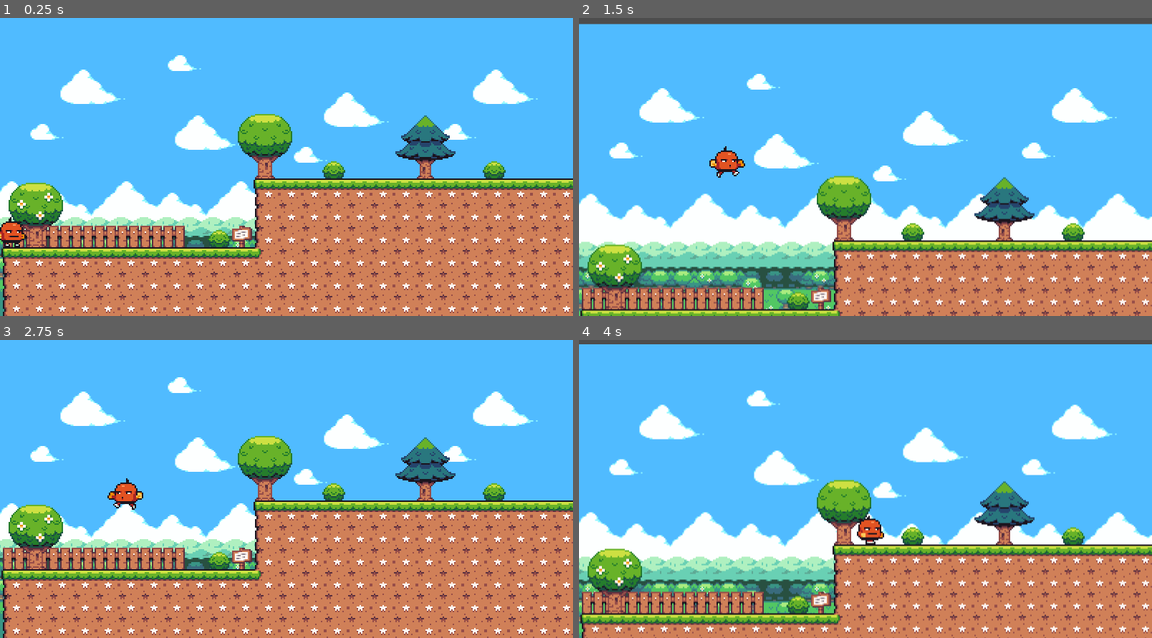
Above: before the commit, frames 1-4 (two rows, left to right).
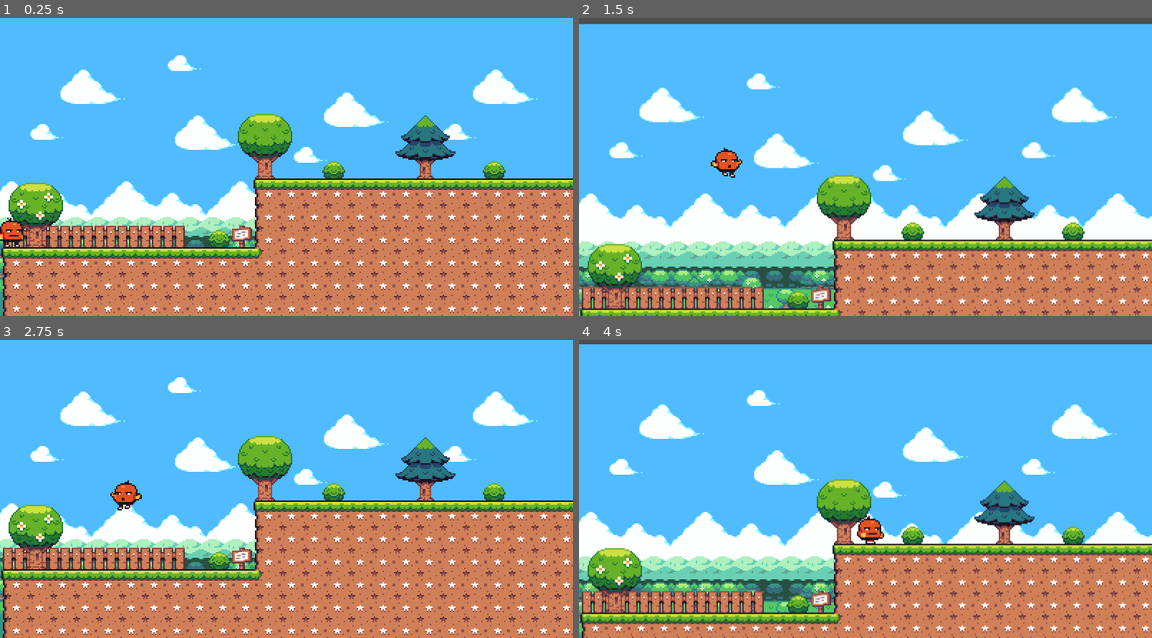
Above: after the commit, the same moments.

Repository: Rafael-Tunes-Mathiensen/2D-Plataform-Godot-Game
Game: Godot game, scene res://scene/game.tscn
The game is run twice, just before and just after one commit, with the same random seed, the same clock (stepped at 60 frames per second) and the same inputs.
Inputs:
- Up to frame 1 (0.25 s): no input
- Up to frame 2 (1.5 s): hold S (duck) 0.53-1.28 s; hold D (right) from 0.53 s (still down); tap Space (jump) at 0.77, 0.8, 1.07, 1.35 s
- Up to frame 3 (2.75 s): tap Space (jump) at 1.52, 1.82, 2.3 s; tap S (duck) at 1.55 s; release D (right) at 2.03 s; hold A (left) from 2.03 s (still down); hold S (duck) from 2.03 s (still down)
- Up to frame 4 (4 s): release A (left) at 2.78 s; release S (duck) at 2.78 s; hold D (right) from 2.78 s (still down); tap S (duck) at 2.85 s; tap Space (jump) at 3.02, 3.32, 3.6, 3.77 s

The runs differ from the first frame. In frame 1, less than 0.1% of the frame differs, in the area x 0-5%, y 66-77%; in frame 2, 8.7%; in frame 3, 0.2%; in frame 4, 9.8%, in the area x 0-100%, y 16-100%.

Commit message:
feat: adicionar animação de cair

Diff:
--- a/plataforma-2d/entities/player.tscn
+++ b/plataforma-2d/entities/player.tscn
@@ -4,6 +4,7 @@
 [ext_resource type="Texture2D" uid="uid://djiy64pfbls3p" path="res://sprites/Sprite Pack 5/3 - Big Red/Idle_(32 x 32).png" id="2_b0kkn"]
 [ext_resource type="Texture2D" uid="uid://vgr32ylwoqgp" path="res://sprites/Sprite Pack 5/3 - Big Red/Landed_(32 x 32).png" id="2_qly61"]
 [ext_resource type="Texture2D" uid="uid://di1qixcv2llae" path="res://sprites/Sprite Pack 5/3 - Big Red/Running_(32 x 32).png" id="3_e4p34"]
+[ext_resource type="Texture2D" uid="uid://sctld8rvtlsm" path="res://sprites/Sprite Pack 5/3 - Big Red/falling(32x32).png" id="3_qsoyl"]
 [ext_resource type="Texture2D" uid="uid://c11l8c6upd0tm" path="res://sprites/Sprite Pack 5/3 - Big Red/Jumping_&_Falling_(32 x 32).png" id="3_rfe5m"]
 
 [sub_resource type="AtlasTexture" id="AtlasTexture_dchgp"]
@@ -13,6 +14,14 @@
 [sub_resource type="AtlasTexture" id="AtlasTexture_kdgjc"]
 atlas = ExtResource("2_qly61")
 region = Rect2(0, 0, 32, 32)
+
+[sub_resource type="AtlasTexture" id="AtlasTexture_q0i8f"]
+atlas = ExtResource("3_qsoyl")
+region = Rect2(0, 0, 32, 32)
+
+[sub_resource type="AtlasTexture" id="AtlasTexture_0i614"]
+atlas = ExtResource("3_qsoyl")
+region = Rect2(32, 0, 32, 32)
 
 [sub_resource type="AtlasTexture" id="AtlasTexture_merdl"]
 atlas = ExtResource("2_b0kkn")
@@ -73,6 +82,17 @@
 "loop": true,
 "name": &"Duck",
 "speed": 2.0
+}, {
+"frames": [{
+"duration": 1.0,
+"texture": SubResource("AtlasTexture_q0i8f")
+}, {
+"duration": 1.0,
+"texture": SubResource("AtlasTexture_0i614")
+}],
+"loop": true,
+"name": &"Fall",
+"speed": 10.0
 }, {
 "frames": [{
 "duration": 1.0,
@@ -138,9 +158,8 @@
 z_index = 1
 sprite_frames = SubResource("SpriteFrames_6nm46")
 animation = &"Idle"
-frame_progress = 0.62032366
 
 [node name="CollisionShape2D" type="CollisionShape2D" parent="." unique_id=777764748]
 z_index = 2
-position = Vector2(0, 6)
+position = Vector2(0, 5.5)
 shape = SubResource("CapsuleShape2D_i623q")
--- a/plataforma-2d/scripts/player.gd
+++ b/plataforma-2d/scripts/player.gd
@@ -4,15 +4,16 @@
 	idle,
 	walk,
 	jump,
+	fall,
 	duck
 }
 
 @onready var anim: AnimatedSprite2D = $AnimatedSprite2D
 @onready var collision_shape: CollisionShape2D = $CollisionShape2D
 
-@export var max_jump_count = 2
 @export var SPEED = 75.0
 @export var JUMP_VELOCITY = -150.0
+@export var max_jump_count = 2
 
 var jump_count = 0
 var direction = 0
@@ -32,6 +33,8 @@
 			walk_state()
 		PlayerState.jump:
 			jump_state()
+		PlayerState.fall:
+			fall_state()
 		PlayerState.duck:
 			duck_state()
 
@@ -51,6 +54,10 @@
 	velocity.y = JUMP_VELOCITY
 	jump_count += 1
 
+func go_to_fall_state():
+	status = PlayerState.fall
+	anim.play("Fall")
+
 func go_to_duck_state():
 	status = PlayerState.duck
 	anim.play("Duck")
@@ -61,7 +68,7 @@
 func exit_from_duck_state():
 	collision_shape.shape.radius = 7
 	collision_shape.shape.height = 20
-	collision_shape.position.y = 6
+	collision_shape.position.y = 5.5
 
 func idle_state():
 	move()
@@ -86,12 +93,24 @@
 		go_to_jump_state()
 		return
 
+	if !is_on_floor():
+		jump_count += 1
+		go_to_fall_state()
+		return
+
 func jump_state():
 	move()
+	if Input.is_action_just_pressed("jump") and can_jump():
+		go_to_jump_state()
 
-	if Input.is_action_just_pressed("jump") and jump_count < max_jump_count:
+	if velocity.y > 0:
+		go_to_fall_state()
+		return
+
+func fall_state():
+	move()
+	if Input.is_action_just_pressed("jump") and can_jump():
 		go_to_jump_state()
-		return
 
 	if is_on_floor():
 		jump_count = 0
@@ -123,3 +142,6 @@
 		anim.flip_h = true
 	elif direction > 0:
 		anim.flip_h = false
+
+func can_jump() -> bool:
+	return jump_count < max_jump_count
Binary file added: plataforma-2d/sprites/Sprite Pack 5/3 - Big Red/falling(32x32).png
Not shown, added: plataforma-2d/sprites/Sprite Pack 5/3 - Big Red/falling(32x32).png.import
Not shown, added: plataforma-2d/sprites/Sprite Pack 5/3 - Big Red/falling(32x32).pxo
